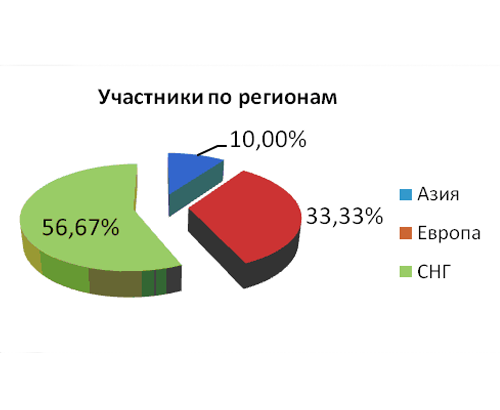
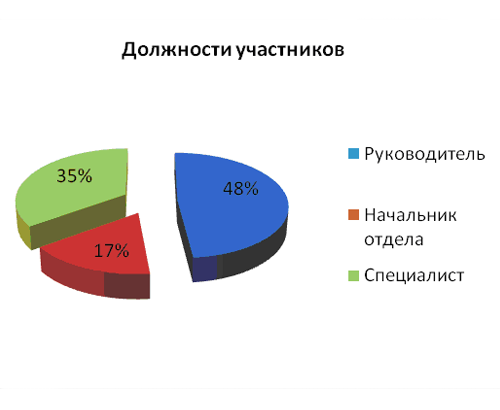
Comparing the layer stacks of the two 500 x 410 images. Changes:
added layer "Слой 3" above "Слой 2" over [0, 19, 500, 389]
added layer "Слой 2" above "Слой 1" over [0, 19, 500, 353]
